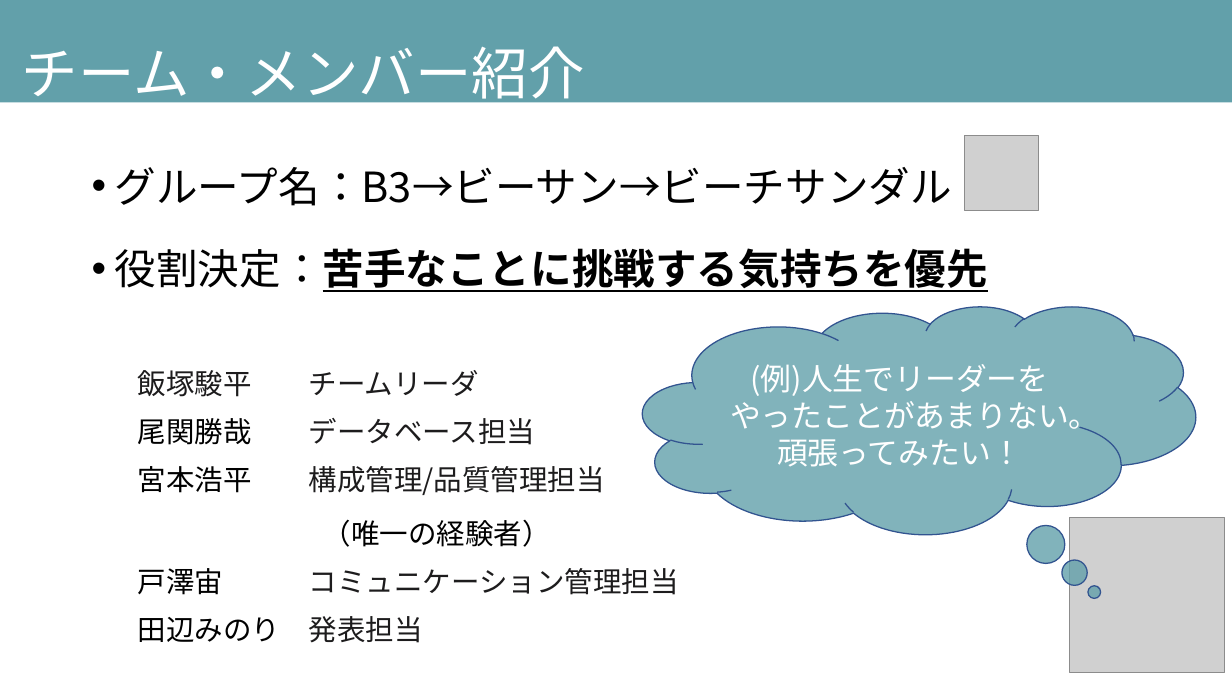
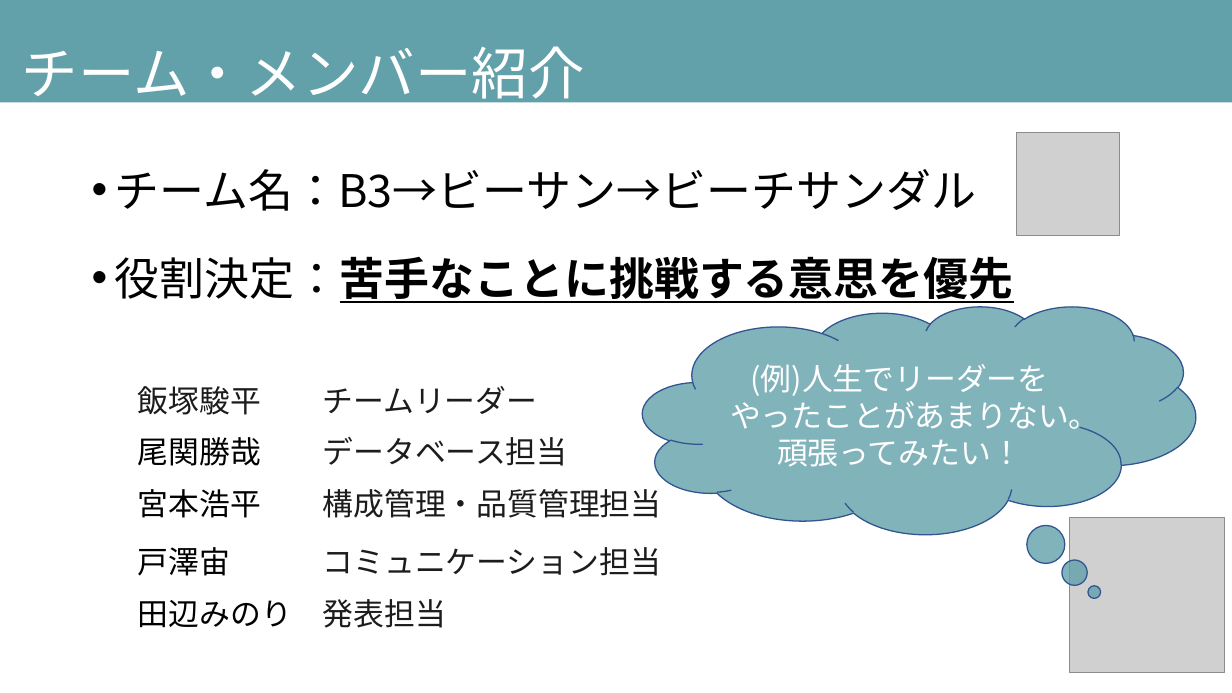
Before and after one commit to DOJO-2021/B-3, a slide deck: slide 4 of documents/発表スライド_ビーチサンダル.pptx. Drawn at 1232x693 pixels with LibreOffice and Linux fonts; fonts in the diff are those of the drawing; grey boxes stand for pictures. Boxes give left, top, right and bottom in pixels: in the first picture for what was removed or moved away, otherwise in the second. Text is boxed around its words. In the diff, an @@ line names an element or a change of style, - is before the commit and + after.

```diff
--- a/documents/発表スライド_ビーチサンダル.pptx
+++ b/documents/発表スライド_ビーチサンダル.pptx
@@ picture: place and size @@
-picture at <box>964,136,1039,211</box>
+picture at <box>1017,133,1119,236</box>
@@ text at <box>115,169,1014,628</box>: text changed; size 22.2 to 24 pt @@
-• グループ名：B3→ビーサン→ビーチサンダル
-• 役割決定：苦手なことに挑戦する気持ちを優先
-  飯塚駿平 チームリーダ
-  尾関勝哉 データベース担当
-  宮本浩平 構成管理/品質管理担当
-  （唯一の経験者）
-  戸澤宙 コミュニケーション管理担当
-  田辺みのり 発表担当
+• チーム名：B3→ビーサン→ビーチサンダル
+• 役割決定：苦手なことに挑戦する意思を優先
+  飯塚駿平 チームリーダー
+  尾関勝哉 データベース担当
+  宮本浩平 構成管理・品質管理担当
+  戸澤宙 コミュニケーション担当
+  田辺みのり 発表担当
```
Also in this commit, not shown: 9 other slides changed, 2 slides added, 4 other files.
